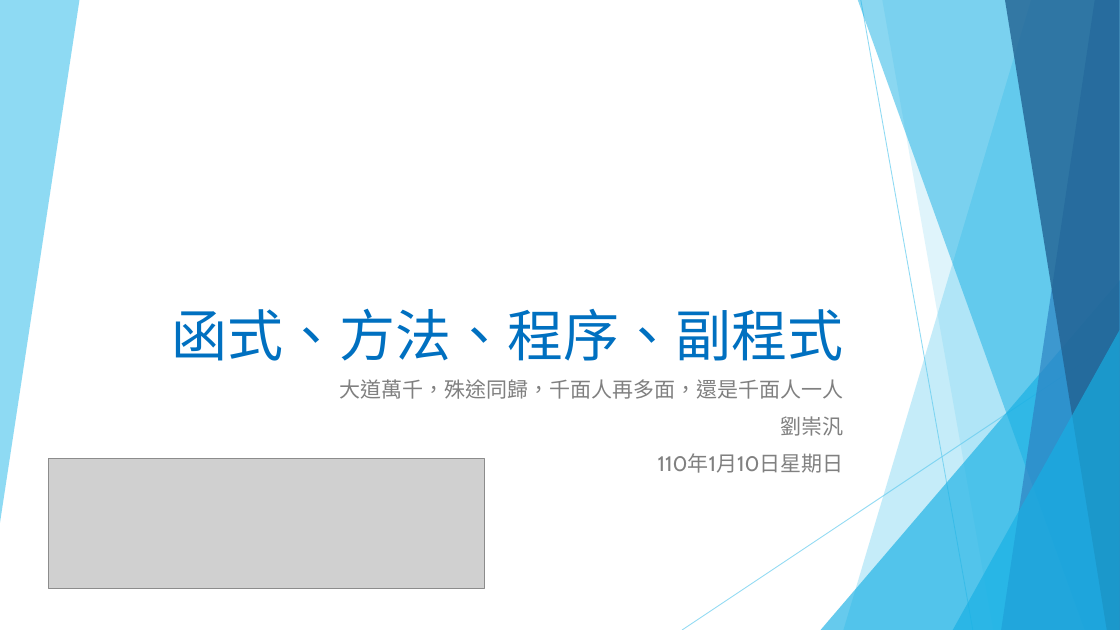
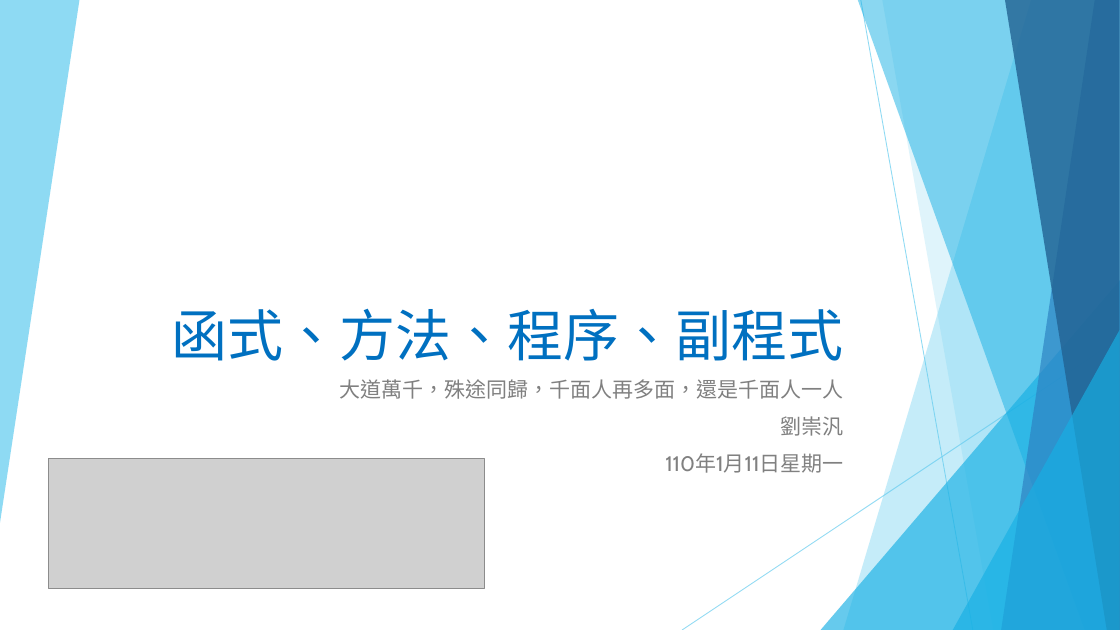
Before and after one commit to liulawsi/My_PPTs, a slide deck: slide 1 of LCC/Python/07_函式與方法.pptx. Drawn at 1120x630 pixels with LibreOffice and Linux fonts; fonts in the diff are those of the drawing; grey boxes stand for pictures. Boxes give left, top, right and bottom in pixels: in the first picture for what was removed or moved away, otherwise in the second. Text is boxed around its words. In the diff, an @@ line names an element or a change of style, - is before the commit and + after.

```diff
--- a/LCC/Python/07_函式與方法.pptx
+++ b/LCC/Python/07_函式與方法.pptx
@@ subtitle at (665, 453, 843, 473): text changed @@
-110年1月10日星期日
+110年1月11日星期一
```
Also in this commit, not shown: 6 other slides changed, 8 slides added, 9 other files.
